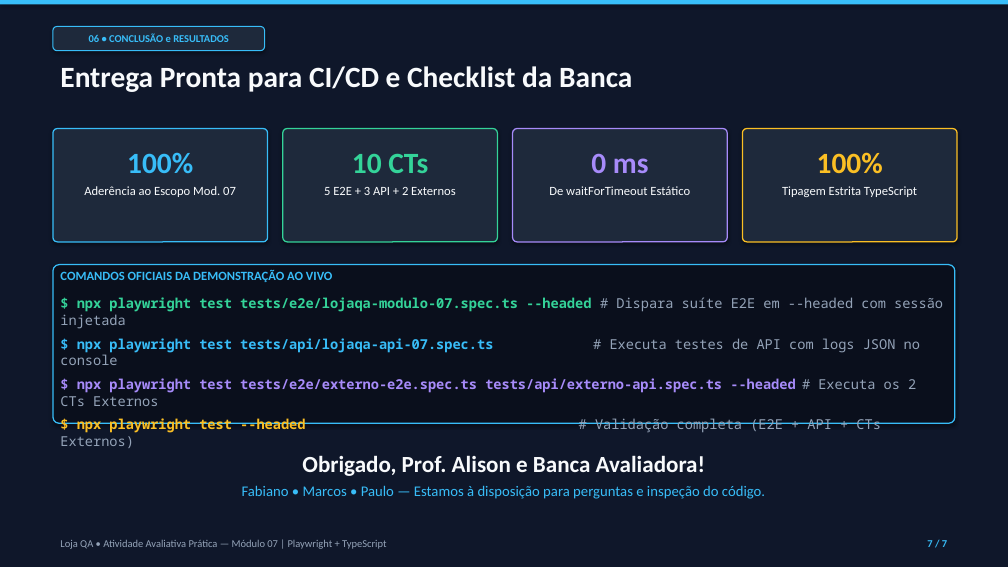
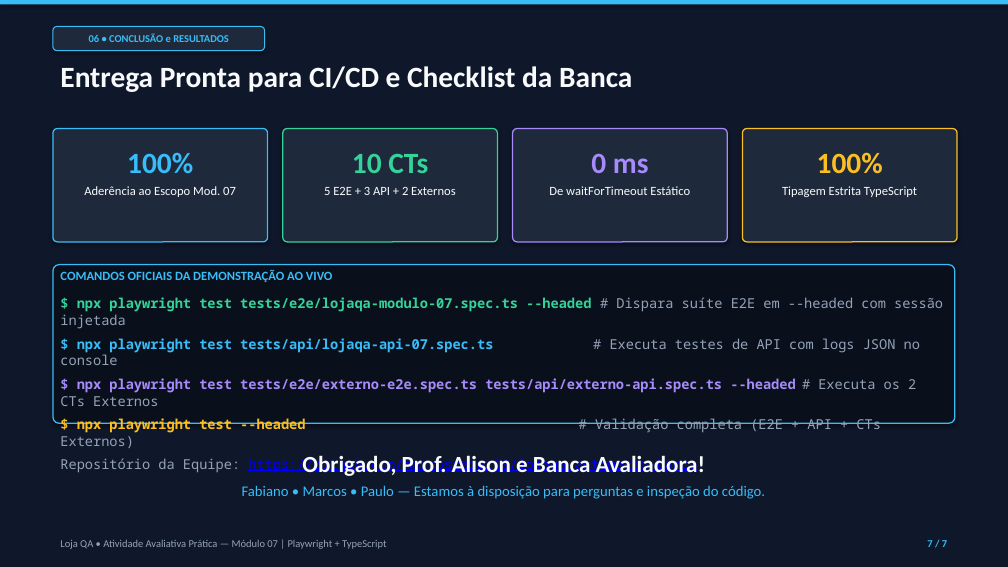
Before and after one commit to marcoscezar19/lojaqa-automacao-banca, a slide deck: slide 7 of presentation/Apresentação.pptx. Drawn at 1008x567 pixels with LibreOffice and Linux fonts; fonts in the diff are those of the drawing. Boxes give left, top, right and bottom in pixels: in the first picture for what was removed or moved away, otherwise in the second. Text is boxed around its words. In the diff, an @@ line names an element or a change of style, - is before the commit and + after.

Commit message:
docs: atualização de links nos arquivos para execução, troca do arquivo de apresentação e do README

```diff
--- a/presentation/Apresentação.pptx
+++ b/presentation/Apresentação.pptx
@@ text at box(60, 456, 697, 474): paragraph added @@
+Repositório da Equipe: https://github.com/marcoscezar19/lojaqa-automacao-banca
```
Also in this commit, not shown: 5 other files.
